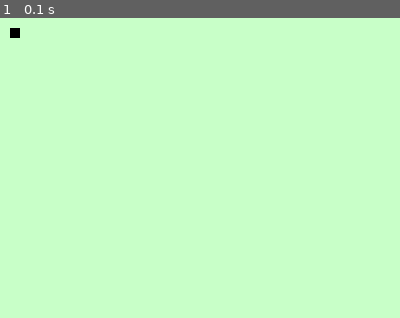
Above: before the commit, frame 1.
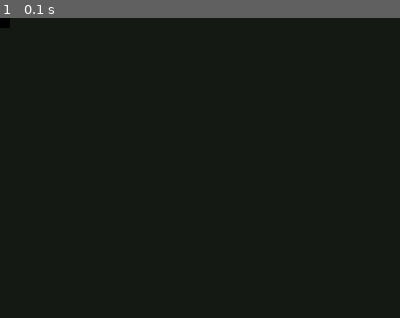
Above: after the commit, the same moment.

Repository: Compiler/PyGame-AI
Game: pygame game, started from src/core.py
Same seed, same stepped clock (60 frames per second), same inputs: the game is played once before the commit and once after it.
Inputs:
- Up to frame 1 (0.1 s): no input

The runs differ from the first frame. In frame 1, 100% of the frame differs, in the area x 0-100%, y 0-100%.

Commit message:
good good

Diff:
--- a/src/Grid.py
+++ b/src/Grid.py
@@ -12,7 +12,7 @@
     def __init__(self, width, height):
         self.map_width = (int)(width / self._divisor)
         self.map_height = (int)(height / self._divisor)
-        self.grid = [[GridObject]*self.map_height for x in range(self.map_width)]
+        self.grid = [[None]*self.map_height for x in range(self.map_width)]
 
 
     def add(self, gridType):
@@ -35,7 +35,8 @@
                 if isinstance(self.grid[x][y], GridObject):
                     self.grid[x][y].render(screen, self._divisor, self._divisor)
                 else:
+
                     a = x * self._divisor
                     b = y * self._divisor
                     w = self._divisor
-                    pygame.draw.rect(screen, (200, 255, 200), pygame.Rect(a, b, w, w))
+                    pygame.draw.rect(screen, (20, 25, 20), pygame.Rect(a, b, w, w))
--- a/src/GridObject.py
+++ b/src/GridObject.py
@@ -11,7 +11,7 @@
 
 
     def render(self, screen, w, h):
-        pygame.draw.rect(screen, self.color, pygame.Rect(self.x * w, self.y * w, w, h))
+        pygame.draw.rect(screen, self.color, pygame.Rect(self.x * w, self.y * h, w, h))
 
     def getX(self):
         return self.x
--- a/src/core.py
+++ b/src/core.py
@@ -15,7 +15,7 @@
 
     done = False
     grid = Grid(2000, 1000)
-    x = Wall(10,10)
+    x = Wall(5,5)
     grid.add(x)
     while not done:
         for event in pygame.event.get():
Not shown, added: src/.Grid.py.swp
